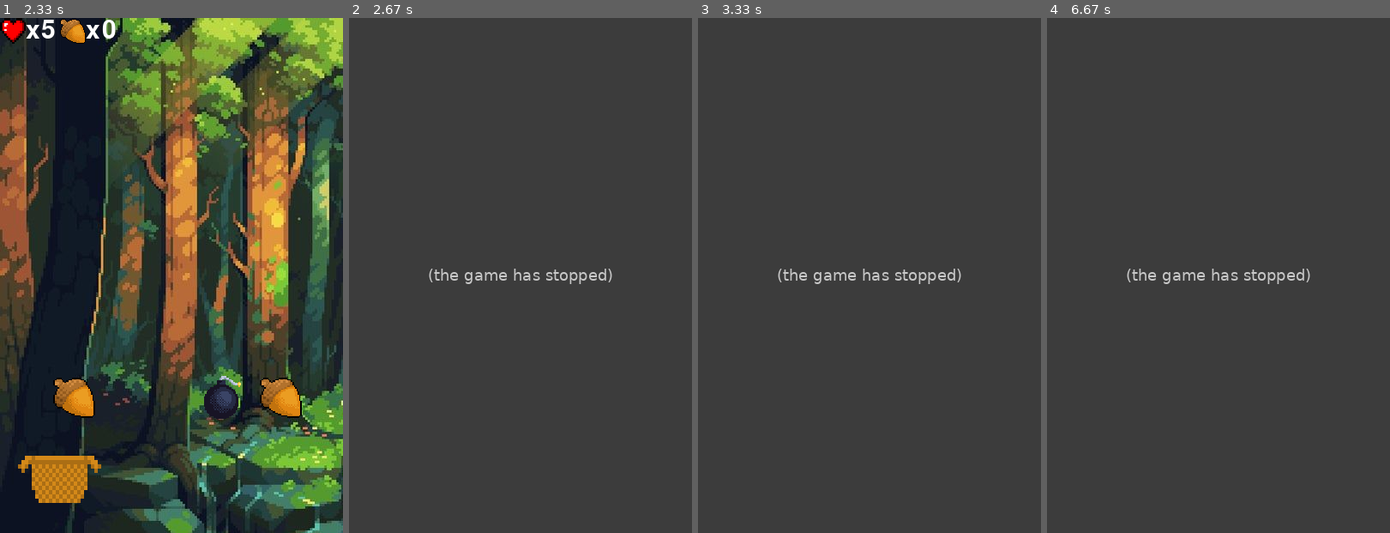
Above: before the commit, frames 1-4 (left to right).
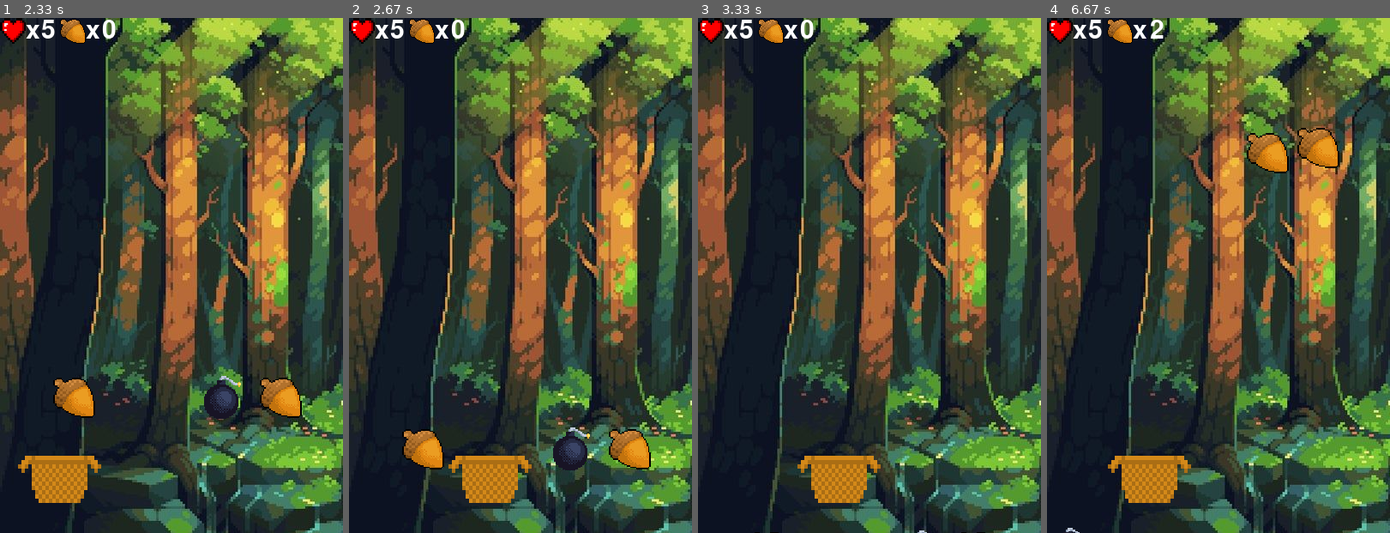
Above: after the commit, the same moments.

Repository: SalayevZufar/pygame-nut_hopper
Game: pygame game, started from app.py
Two runs of this game, one before a commit and one after it. Both use one fixed random seed, a clock stepped at 60 frames per second and the inputs below.
Inputs:
- Up to frame 1 (2.33 s): hold Right 0.33-0.8 s; hold Right 0.83-1.3 s; hold Left 1.33-1.87 s; hold Left 1.9-2.3 s
- Up to frame 2 (2.67 s): hold Right from 2.33 s (still down)
- Up to frame 3 (3.33 s): release Right at 2.97 s; hold Left from 3 s (still down)
- Up to frame 4 (6.67 s): release Left at 3.47 s; hold Right 3.5-3.97 s; hold Right 4-4.47 s; hold Left 4.5-5.03 s; hold Left 5.07-5.47 s; hold Right 5.5-6.13 s; hold Left 6.17-6.63 s

Frame 1 is identical in both runs. In frame 2, 84% of the frame differs, in the area x 0-100%, y 0-100%; in frame 3, 84%; in frame 4, 85%.
Error before the commit: NameError: name 'PADDLE_WIDTH' is not defined (app.py line 77); the game stopped at 2.55 s (later frames are placeholders)

Commit message:
Fixed Errors

Diff:
--- a/app.py
+++ b/app.py
@@ -74,7 +74,7 @@
         WINDOW.blit(text, textRect)
     # Collision of fruit
     def catch_fruit(self):
-        if((SCREEN_HEIGHT - BASKET_HEIGHT - 10) - 30) < self.y < (SCREEN_HEIGHT - BASKET_HEIGHT - 10) and basket.x < self.x < basket.x + PADDLE_WIDTH - 60:
+        if((SCREEN_HEIGHT - BASKET_HEIGHT - 10) - 30) < self.y < (SCREEN_HEIGHT - BASKET_HEIGHT - 10) and basket.x < self.x < basket.x + BASKET_WIDTH - 60:
             basket.score +=1
             self.x = random.randrange(0,350)
             self.y = 0
@@ -100,7 +100,7 @@
             self.y = 0
 # Collision of bomb
     def lose_life(self):
-        if((SCREEN_HEIGHT - BASKET_HEIGHT - 10) - 30) < bomb.y < (SCREEN_HEIGHT - BASKET_HEIGHT - 10) and basket.x < self.x < basket.x + PADDLE_WIDTH - 60:
+        if((SCREEN_HEIGHT - BASKET_HEIGHT - 10) - 30) < bomb.y < (SCREEN_HEIGHT - BASKET_HEIGHT - 10) and basket.x < self.x < basket.x + BASKET_WIDTH - 60:
             basket.health -=1
             self.x = random.randrange(0,350)
             self.y = 0
@@ -140,9 +140,9 @@
         if event.type == pygame.QUIT:
             run = False
             break
-        elif basket.health < 1:
-            run = False
-            break
+    if basket.health < 1:
+        run = False
+        break
     basket.draw(WINDOW)
     bomb.draw(WINDOW)
     fruit.draw(WINDOW)
